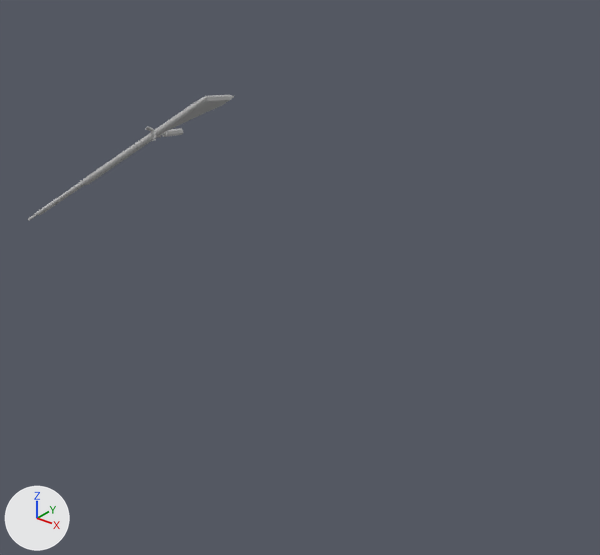
Renders of the FBX model Data/Models/Enemy/GunnerAnimation/Attack.fbx from each side of a commit.
Before and after are seen from a camera (50 mm lens) standing at (1.6, -2.23, 2.32) and looking at (-0.17, -0.02, 0.94). The axes (+X, +Y, +Z) are drawn at lower left. The lights are the same throughout. Where no turn or scale is listed for an object, it has been applied to the vertices.

Script lines for the objects in view, before the commit:
```python
me_mesh_002 = bpy.data.meshes.new('Mesh.002')
me_mesh_002.from_pydata(...)  # 257 vertices, 268 faces; spans x -1.349..-0.463, y -1.693..-1.282, z 0.542..1.166
me_mesh_002.materials.append(mat_lambert1)  # grey #bcbcbc
ob_gun = bpy.data.objects.new('gun', me_mesh_002)
ob_gun.location = (-0.058, 1.338, 0.428)
ob_human = bpy.data.objects.new('human', None)
ob_human.location = (0.005, -0.014, 0.943)
ob_human.rotation_euler = (1.571, 0.0, 0.0)  # degrees (90, 0, 0)
ob_human.scale = (0.01, 0.01, 0.01)
```
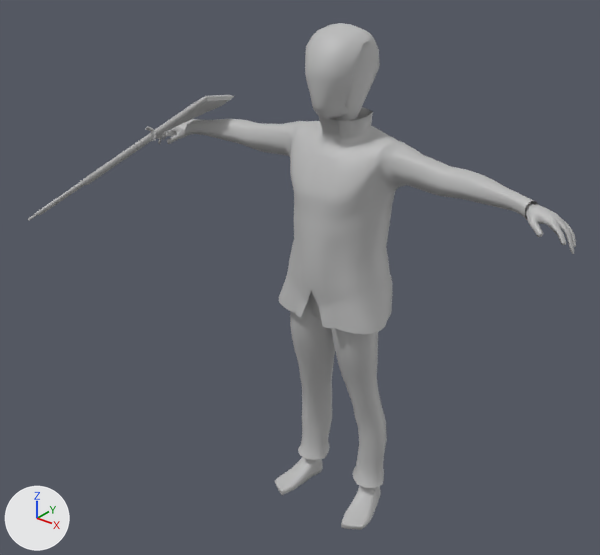
The change, as JSON lines over the scene's bpy script:
```json
{"op": "add", "block": "me_mesh_001_1", "code": ["me_mesh_001_1 = bpy.data.meshes.new('Mesh.001')", "me_mesh_001_1.from_pydata(...)  # 2857 vertices, 2709 faces; spans x -85.0..86.0, y 0.0..189.0, z -15.0..18.0", "me_mesh_001_1.materials.append(mat_lambert1)  # grey #bcbcbc"]}
{"op": "set", "path": "ob_human", "old": "bpy.data.objects.new('human', None)", "new": "bpy.data.objects.new('human', me_mesh_001_1)"}
{"op": "set", "path": "ob_human.location", "old": "(0.005, -0.014, 0.943)", "new": "(0.0, 0.0, 0.0)"}
```

Changed parts and their boxes [x1, y1, x2, y2] in the pictures (600 x 555 px):
```json
{"object": "human", "change": "now drawn", "after": [157, 23, 576, 530]}
```
